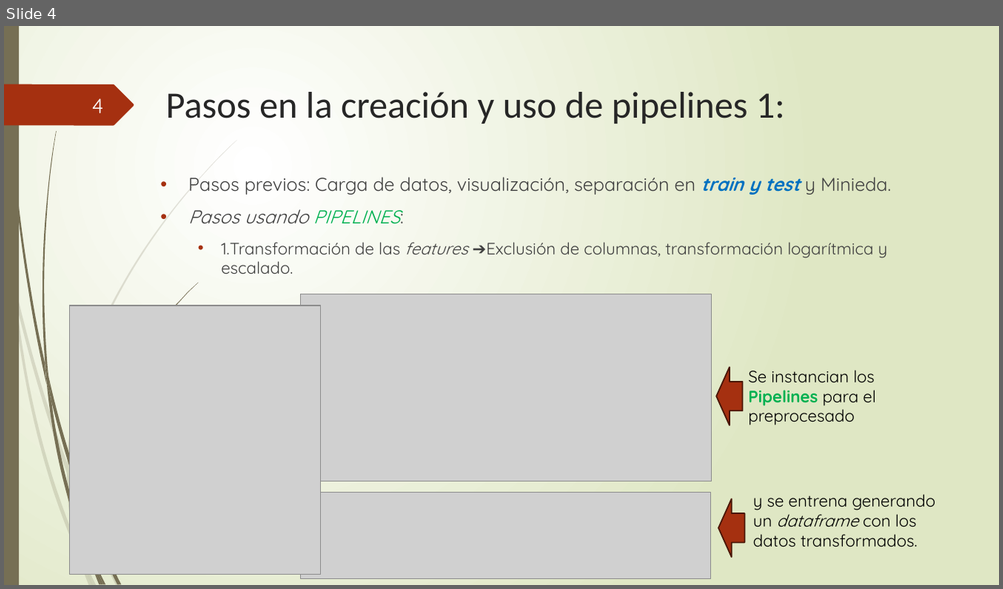
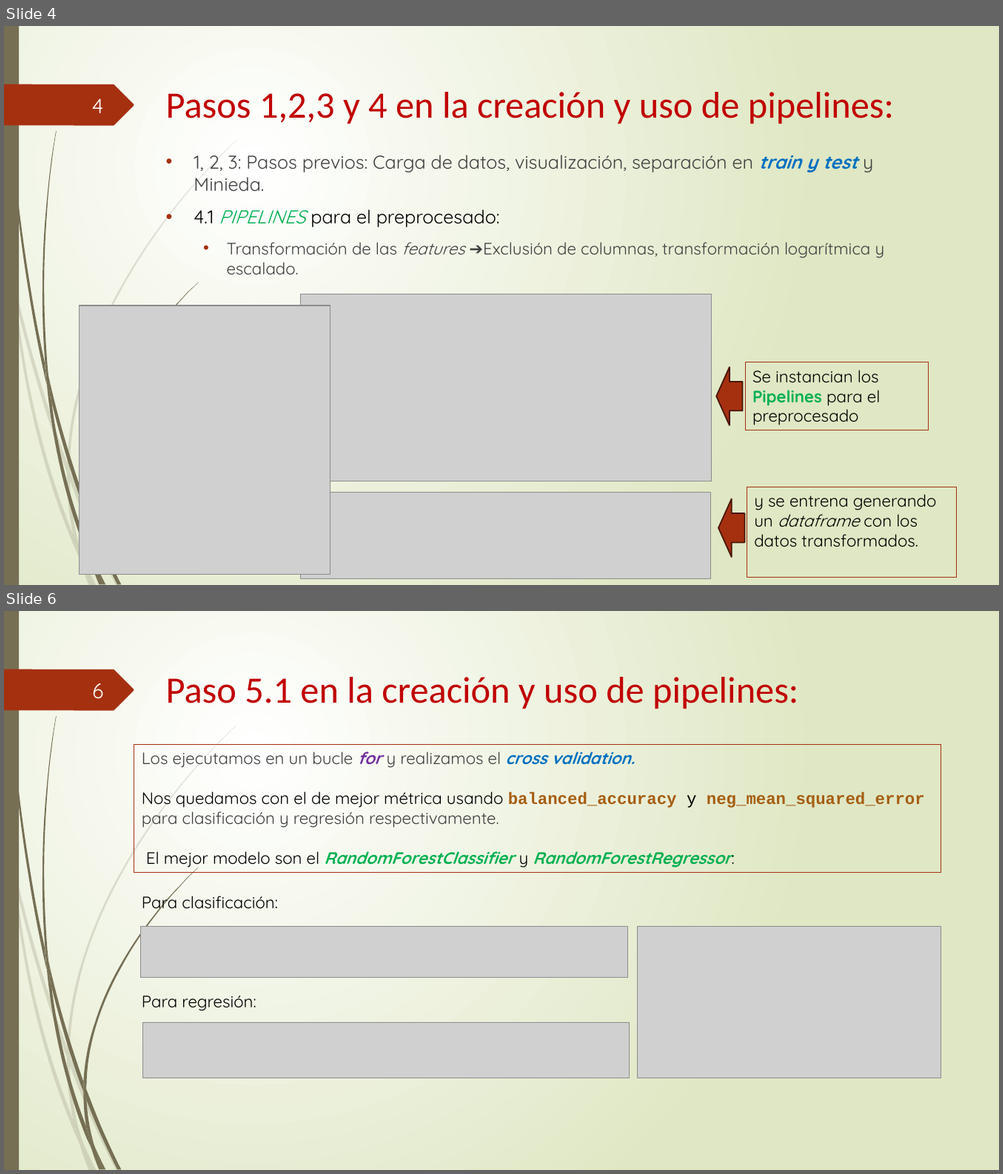
Before and after one commit to somm14/Pipelines_practica, a slide deck: Presentación_PIPELINES.pptx. Shown one above the other, each under a label of ours: slide 4 before the commit, slides 4 and 6 after it; the slides between them are not shown. The pictures are 1003x589 and 1003x1174 pixels, drawn with LibreOffice and Linux fonts; fonts in the diff are those of the drawing; grey boxes stand for pictures. Boxes give left, top, right and bottom in pixels: in the first picture for what was removed or moved away, otherwise in the second. Text is boxed around its words. In the diff, an @@ line names an element or a change of style, - is before the commit and + after.

```diff
--- a/Presentación_PIPELINES.pptx
+++ b/Presentación_PIPELINES.pptx
@@ slide 6 added at (x1=4, y1=611, x2=999, y2=1170), background gradient #FFFFFF to #DFE8C4; not listed: 22 template elements that a slide beside it also shows @@
@@ text added at (x1=166, y1=677, x2=798, y2=709), 36 pt, text #C00000 @@
+Paso 5.1 en la creación y uso de pipelines:
@@ page number added at (x1=92, y1=684, x2=103, y2=699), 20 pt, text #FEFFFF @@
+6
@@ rectangle added at (x1=134, y1=744, x2=941, y2=873), outline #A53010 0.75 pt, 16 pt, text #404040 @@
+Los ejecutamos en un bucle for y realizamos el cross validation.
+Nos quedamos con el de mejor métrica usando balanced_accuracy y neg_mean_squared_error para clasificación y regresión respectivamente.
+El mejor modelo son el RandomForestClassifier y RandomForestRegressor:
@@ text added at (x1=142, y1=891, x2=278, y2=913), 16 pt, text #000000 @@
+Para clasificación:
@@ picture added at (x1=141, y1=926, x2=627, y2=978) @@
@@ picture added at (x1=637, y1=926, x2=940, y2=1079) @@
@@ text added at (x1=142, y1=996, x2=256, y2=1011), 16 pt, text #000000 @@
+Para regresión:
@@ picture added at (x1=143, y1=1023, x2=629, y2=1079) @@
@@ freeform shape added at (x1=83, y1=1092, x2=94, y2=1147), fill #766F54 @@
@@ freeform shape added at (x1=83, y1=1082, x2=86, y2=1100), fill #766F54 @@
@@ slide 4 changed as well @@
@@ title at (x1=166, y1=92, x2=893, y2=124): text changed; text colour #262626 to #C00000 @@
-Pasos en la creación y uso de pipelines 1:
+Pasos 1,2,3 y 4 en la creación y uso de pipelines:
@@ text at (x1=193, y1=155, x2=885, y2=275): text changed @@
-• Pasos previos: Carga de datos, visualización, separación en train y test y Minieda.
-• Pasos usando PIPELINES:
-  • 1.Transformación de las features ➔Exclusión de columnas, transformación logarítmica y escalado.
+• 1, 2, 3: Pasos previos: Carga de datos, visualización, separación en train y test y Minieda.
+• 4.1 PIPELINES para el preprocesado:
+  • Transformación de las features ➔Exclusión de columnas, transformación logarítmica y escalado.
@@ picture moved from (x1=70, y1=306, x2=320, y2=575) to (x1=79, y1=306, x2=330, y2=575) @@
@@ rectangle "Se instancian los Pipelines para ..." at (x1=745, y1=363, x2=928, y2=430): outline none to #A53010 0.75 pt @@
@@ rectangle "Se instancian los Pipelines para ..." resized from (x1=748, y1=370, x2=876, y2=426) to (x1=745, y1=363, x2=928, y2=430) @@
@@ rectangle "y se entrena generando un ..." resized from (x1=753, y1=494, x2=936, y2=548) to (x1=746, y1=487, x2=956, y2=577) @@
@@ rectangle "y se entrena generando un ..." at (x1=746, y1=487, x2=956, y2=577): outline none to #A53010 0.75 pt @@
```
Also in this commit, not shown: 5 other slides changed, 2 other slides added, 1 slide removed.
